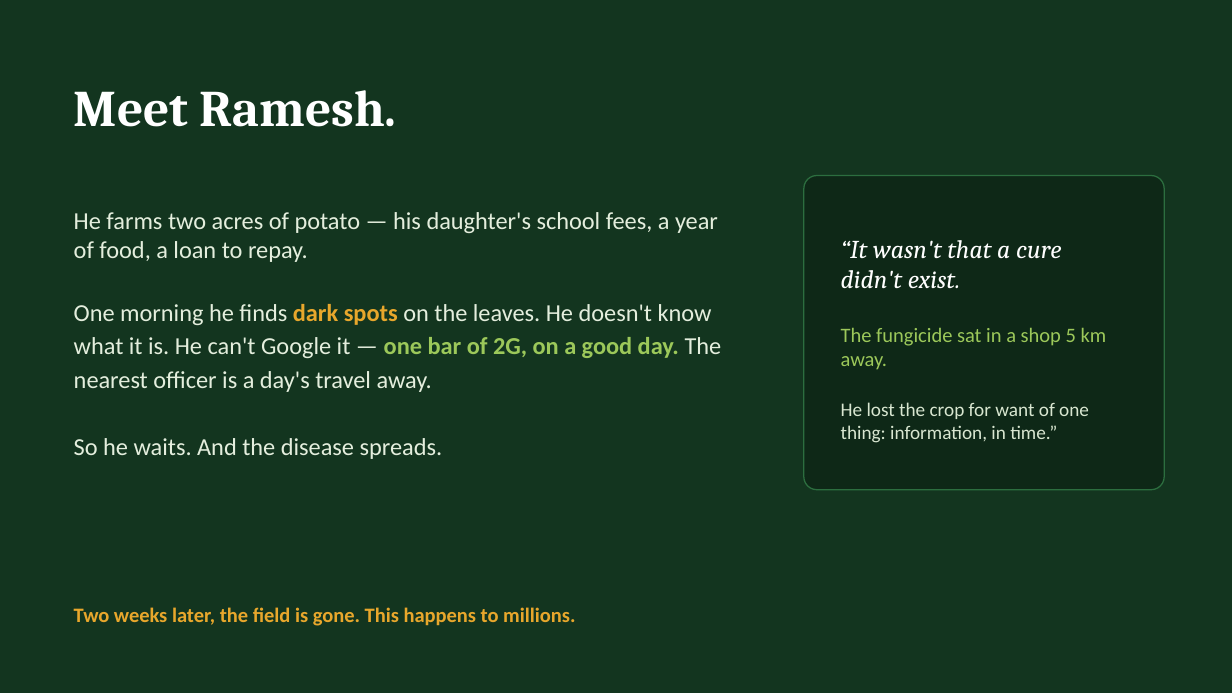
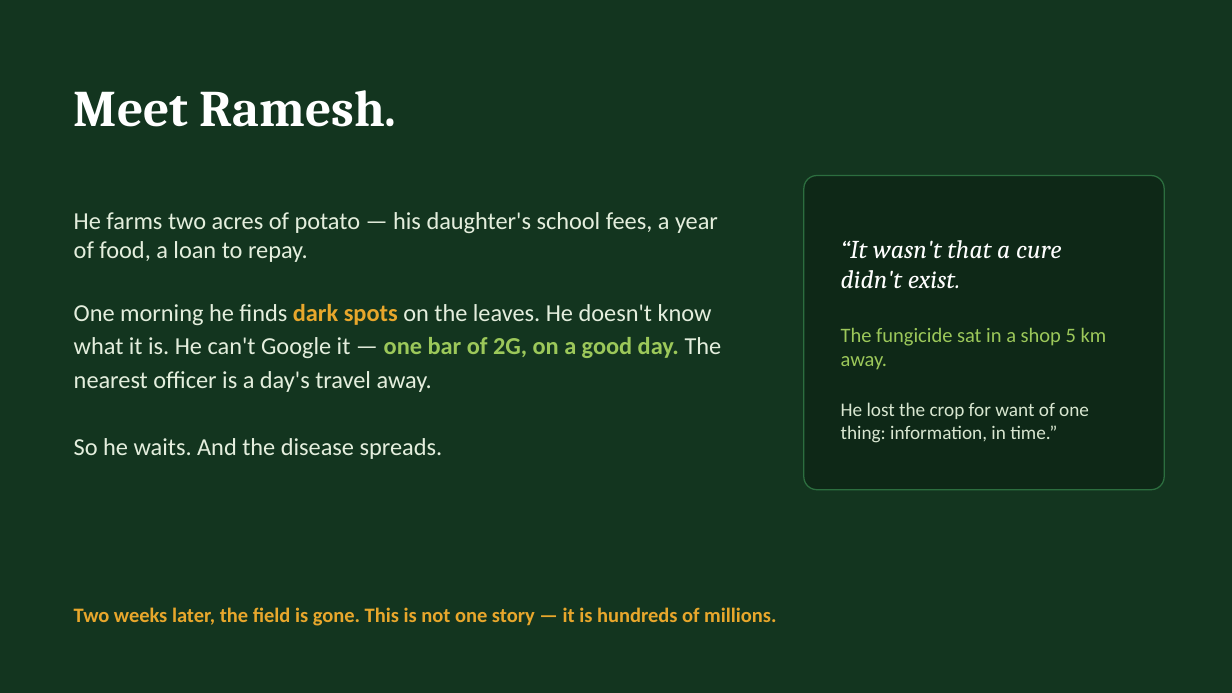
Before and after one commit to ag1170-pixel/AgriMesh, a slide deck: slide 2 of AgriMesh_Pitch.pptx. Drawn at 1232x693 pixels with LibreOffice and Linux fonts; fonts in the diff are those of the drawing. Boxes give left, top, right and bottom in pixels: in the first picture for what was removed or moved away, otherwise in the second. Text is boxed around its words. In the diff, an @@ line names an element or a change of style, - is before the commit and + after.

```diff
--- a/AgriMesh_Pitch.pptx
+++ b/AgriMesh_Pitch.pptx
@@ text at bbox=[74, 607, 776, 626]: text changed @@
-Two weeks later, the field is gone. This happens to millions.
+Two weeks later, the field is gone. This is not one story — it is hundreds of millions.
```
Also in this commit, not shown: 7 other slides changed, 4 slides added, 1 slide removed, 1 other file.
